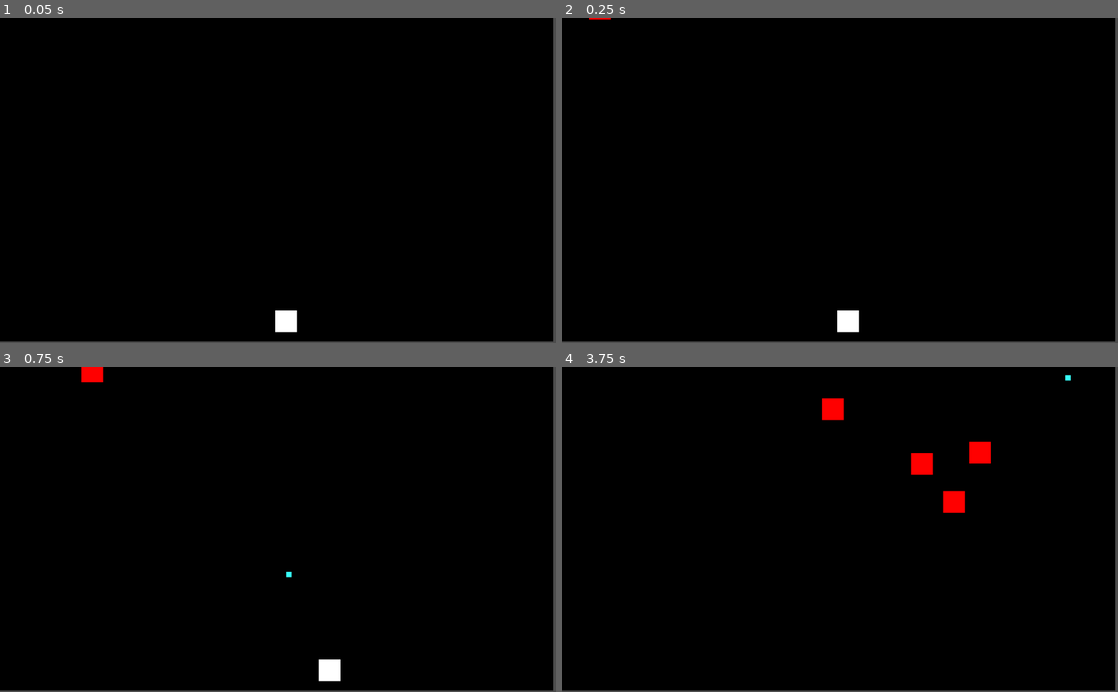
Above: before the commit, frames 1-4 (two rows, left to right).
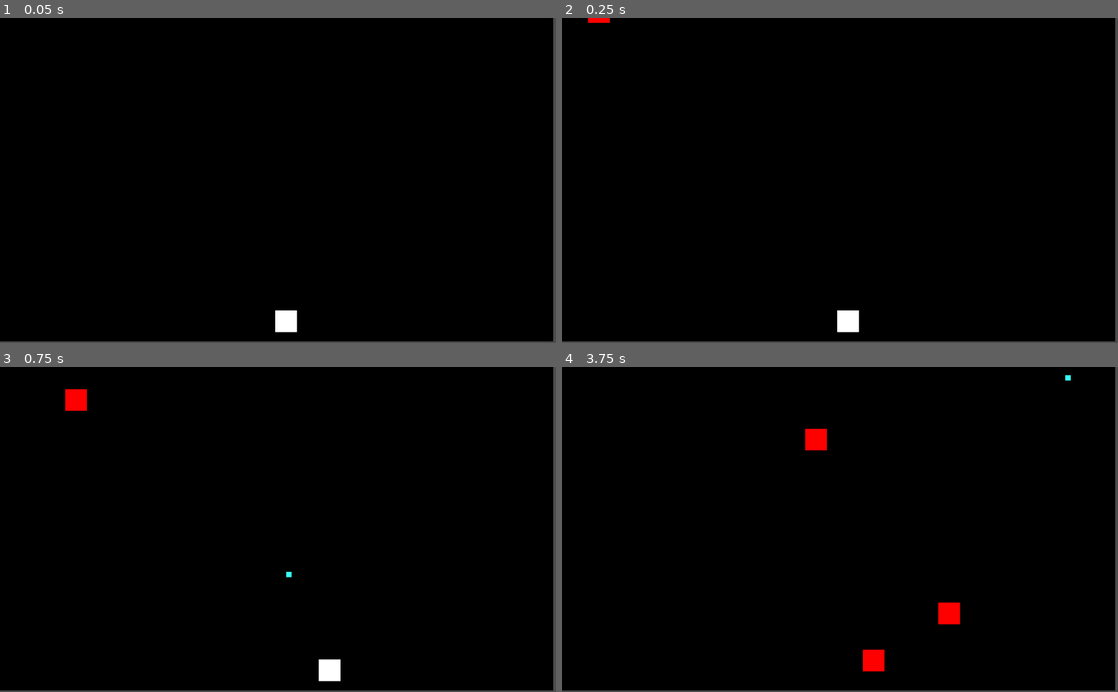
Above: after the commit, the same moments.

Repository: johnnybigoode-zz/not-gradius
Game: Godot game, scene res://MainRoot.tscn
Two runs of this game, one before a commit and one after it. Both use one fixed random seed, a clock stepped at 60 frames per second and the inputs below.
Inputs:
- Up to frame 1 (0.05 s): no input
- Up to frame 2 (0.25 s): no input
- Up to frame 3 (0.75 s): tap Enter (ui_accept) at 0.5 s; hold Right (ui_right) from 0.53 s (still down)
- Up to frame 4 (3.75 s): tap Enter (ui_accept) at 0.77, 1.52, 3.02 s; release Right (ui_right) at 1.28 s; hold Left (ui_left) 1.28-2.03 s; hold Right (ui_right) 2.03-3.53 s; hold Left (ui_left) from 3.53 s (still down)

Frame 1 is identical in both runs. In frame 2, less than 0.1% of the frame differs, in the area x 4-9%, y 0-2%; in frame 3, 0.5%; in frame 4, 1.9%, in the area x 43-78%, y 9-94%.

Commit message:
More movemetnstttsksdbflkjsfdg

Diff:
--- a/Enemy.gd
+++ b/Enemy.gd
@@ -3,6 +3,7 @@
 onready var Global = get_node("/root/Global")
 var speed = Vector2(200,50)
 var width = 800
+var current_rotation = 1
 
 func _ready():
 	Global.score += 0
@@ -18,7 +19,13 @@
 		speed.x = -speed.x
 		position += speed*delta
 
+func rotation():
+	if rad2deg( speed.angle()) < 90 :
+		speed = speed.rotated(deg2rad(current_rotation))
+
+
 func _process(delta):
+	rotation()
 	do_movement(delta)
 
 func _on_Area2D_area_entered(area):
